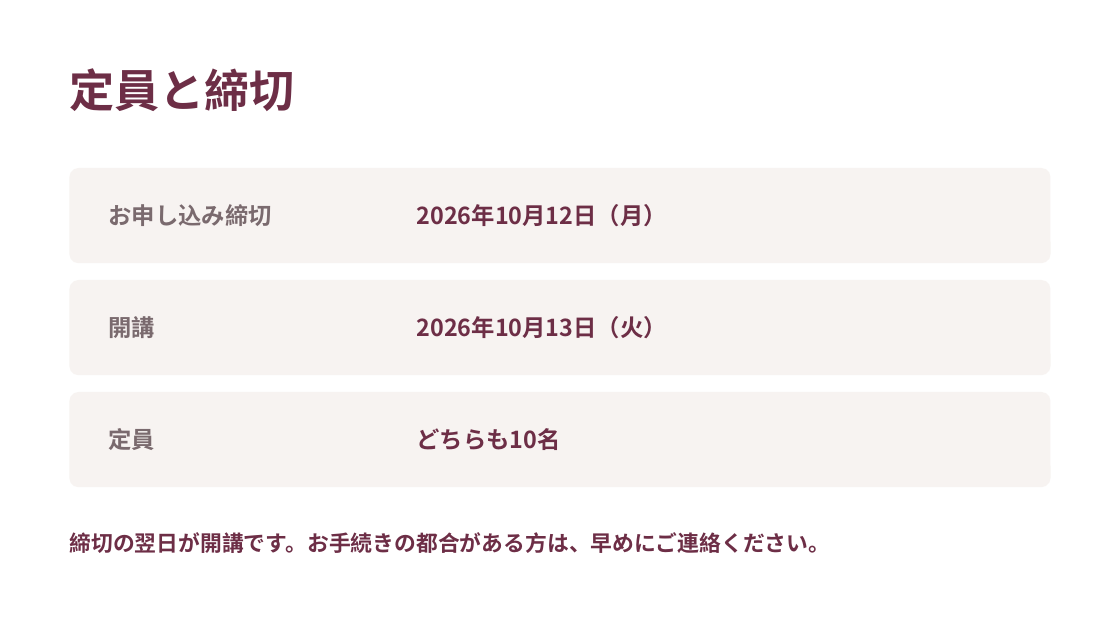
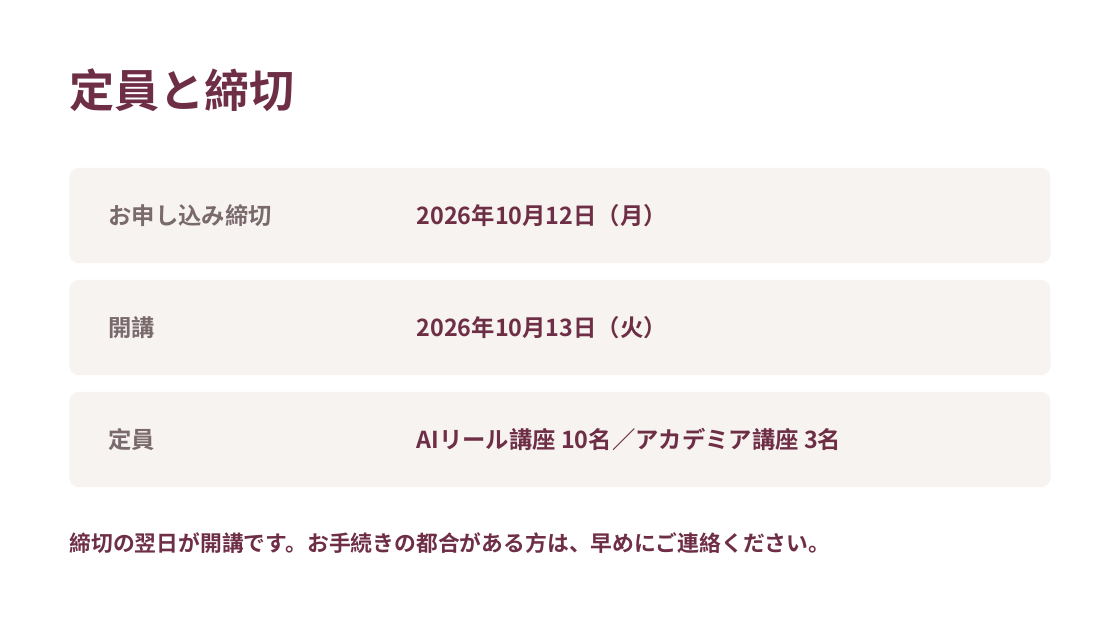
Before and after one commit to fashio17/potential-lamp, a slide deck: slide 24 of 運用/スライド/説明会_20260916.pptx. Drawn at 1120x630 pixels with LibreOffice and Linux fonts; fonts in the diff are those of the drawing. Boxes give left, top, right and bottom in pixels: in the first picture for what was removed or moved away, otherwise in the second. Text is boxed around its words. In the diff, an @@ line names an element or a change of style, - is before the commit and + after.

```diff
--- a/運用/スライド/説明会_20260916.pptx
+++ b/運用/スライド/説明会_20260916.pptx
@@ text at (417,428,841,450): text changed @@
-どちらも10名
+AIリール講座 10名／アカデミア講座 3名
```
Also in this commit, not shown: 1 other slide changed, 4 other files.
